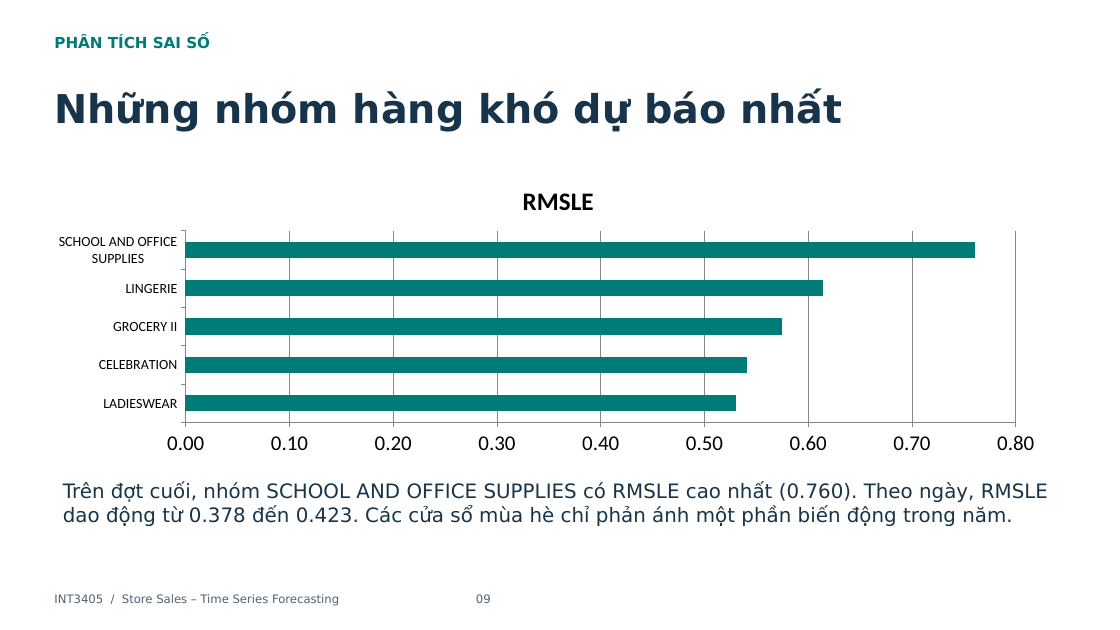
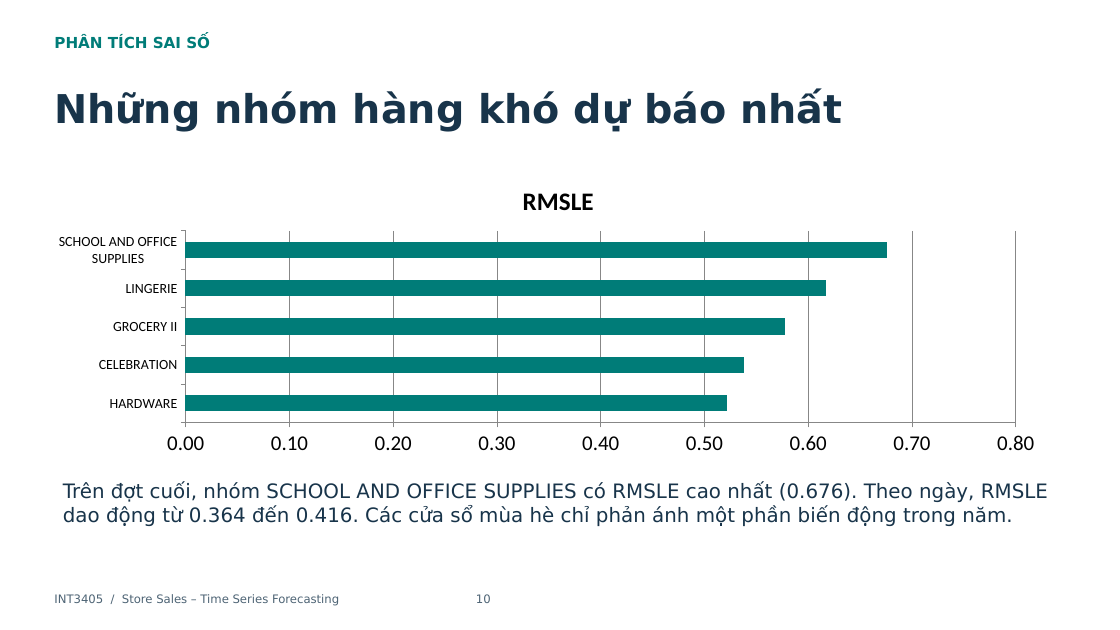
Before and after one commit to nchh06/ML_store_sales, a slide deck: slide 10 of report.pptx (slide 9 before the commit). Drawn at 1120x630 pixels with LibreOffice and Linux fonts; fonts in the diff are those of the drawing. Boxes give left, top, right and bottom in pixels: in the first picture for what was removed or moved away, otherwise in the second. Text is boxed around its words. In the diff, an @@ line names an element or a change of style, - is before the commit and + after.

```diff
--- a/report.pptx
+++ b/report.pptx
@@ bar chart at (x1=59, y1=168, x2=1054, y2=462) @@
-categories: LADIESWEAR, CELEBRATION, GROCERY II, LINGERIE, SCHOOL AND OFFICE SUPPLIES
+categories: HARDWARE, CELEBRATION, GROCERY II, LINGERIE, SCHOOL AND OFFICE SUPPLIES
-RMSLE: 0.53, 0.54, 0.57, 0.61, 0.76
+RMSLE: 0.52, 0.54, 0.58, 0.62, 0.68
@@ text at (x1=63, y1=482, x2=1048, y2=526): text changed @@
-Trên đợt cuối, nhóm SCHOOL AND OFFICE SUPPLIES có RMSLE cao nhất (0.760). Theo ngày, RMSLE dao động từ 0.378 đến 0.423. Các cửa sổ mùa hè chỉ phản ánh một phần biến động trong năm.
+Trên đợt cuối, nhóm SCHOOL AND OFFICE SUPPLIES có RMSLE cao nhất (0.676). Theo ngày, RMSLE dao động từ 0.364 đến 0.416. Các cửa sổ mùa hè chỉ phản ánh một phần biến động trong năm.
@@ text at (x1=54, y1=594, x2=491, y2=606): text changed @@
-INT3405 / Store Sales – Time Series Forecasting 09
+INT3405 / Store Sales – Time Series Forecasting 10
```
Also in this commit, not shown: 6 other slides changed, 1 slide added, 8 other files.
